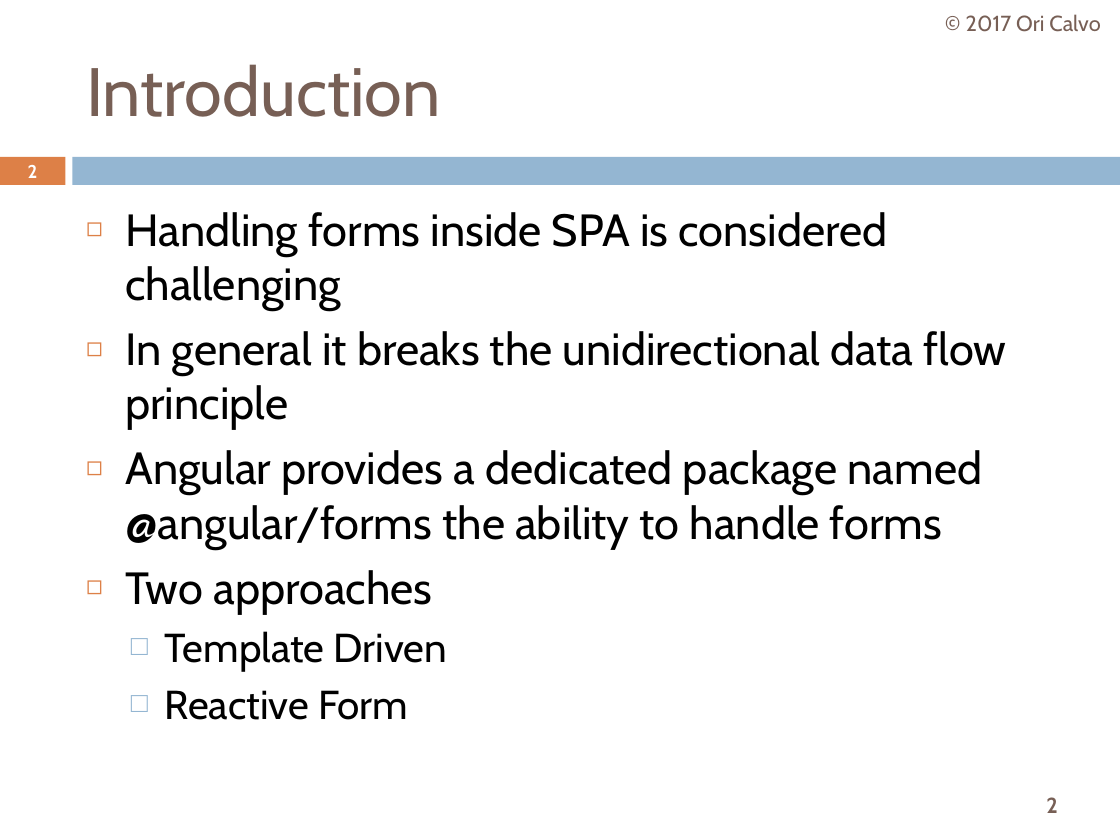
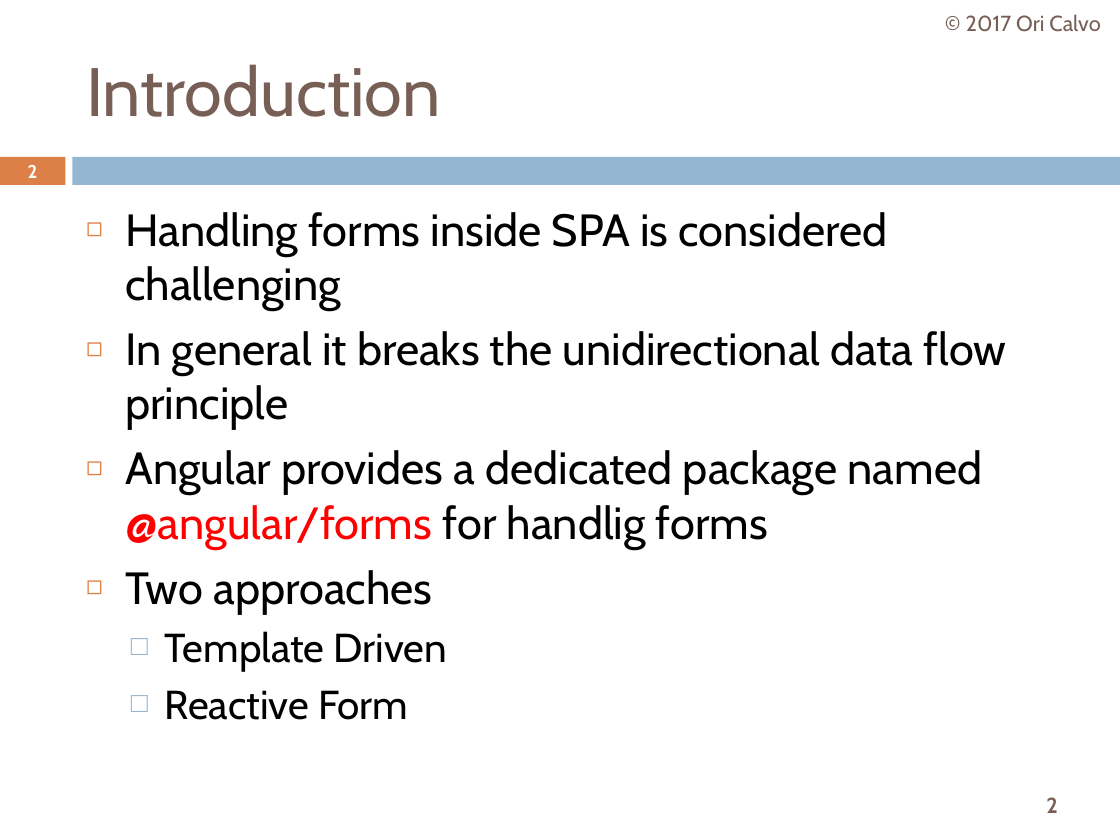
Before and after one commit to oricalvo/course-angular, a slide deck: slide 2 of PPTs/08 Forms.pptx. Drawn at 1120x840 pixels with LibreOffice and Linux fonts; fonts in the diff are those of the drawing. Boxes give left, top, right and bottom in pixels: in the first picture for what was removed or moved away, otherwise in the second. Text is boxed around its words. In the diff, an @@ line names an element or a change of style, - is before the commit and + after.

```diff
--- a/PPTs/08 Forms.pptx
+++ b/PPTs/08 Forms.pptx
@@ text at box(125, 450, 983, 550): text changed @@
-◻ Angular provides a dedicated package named @angular/forms the ability to handle forms
+◻ Angular provides a dedicated package named @angular/forms for handlig forms
```
Also in this commit, not shown: 10 other slides changed, 1 slide added, 2 other files.
